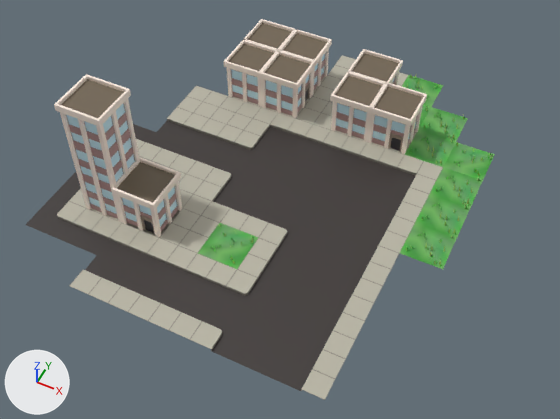
The Blender file scenes/city.blend as it was, and as the next commit left it.
Before and after are seen from a 50 mm lens placed at (19.9, -16.6, 27.0), pointed at (9.4, 4.3, 0.8). Lighting does not change. The marker at lower left points along +X, +Y and +Z.
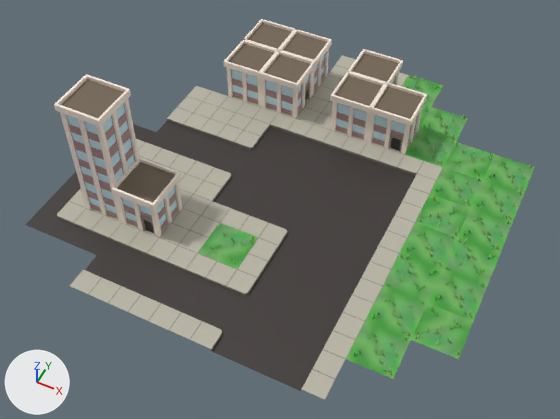
Where the change shows, as pixel boxes (x1, y1, x2, y2) in the pictures (560 x 419 px):
'Cube.126', added
    after: (346, 321, 411, 379)
'Cube.129', added
    after: (411, 303, 473, 359)
'Cube.125', added
    after: (365, 286, 427, 340)
'Cube.128', added
    after: (428, 270, 487, 321)
'Cube.127', added
    after: (383, 253, 443, 303)
'Cube.034', moved
    before: (128, 211, 180, 235)
    after: (443, 238, 500, 286)
'Cube.132', added
    after: (457, 208, 512, 253)
'Cube.121', turned
    both: (415, 194, 470, 237)
'Cube.131', added
    after: (471, 181, 524, 223)
'Cube.130', added
    after: (483, 155, 535, 194)

The edits, one by one:
Object 'Cube.034' (ob_cube_034) moves from (4.0, 2.0, 0.0) to (18.0, 6.0, 0.0).
Object 'Cube.121' (ob_cube_121) turns from (0, 0, -90) to (0, 0, -180) degrees about x, y and z.
Object 'Cube.132' (ob_cube_132) is new; it shows me_garden.
Its location is (18.0, 8.0, 0.0).
Its rotation in degrees is (0, 0, -90).
Object 'Cube.131' (ob_cube_131) is new; it shows me_garden.
Its location is (18.0, 10.0, 0.0).
Its rotation in degrees is (0, 0, -90).
Object 'Cube.130' (ob_cube_130) is new; it shows me_garden.
Its location is (18.0, 12.0, 0.0).
Its rotation in degrees is (0, 0, -90).
Object 'Cube.129' (ob_cube_129) is new; it shows me_garden.
Its location is (18.0, 2.0, 0.0).
Its rotation in degrees is (0, 0, -180).
Object 'Cube.128' (ob_cube_128) is new; it shows me_garden.
Its location is (18.0, 4.0, 0.0).
Its rotation in degrees is (0, 0, -90).
Object 'Cube.127' (ob_cube_127) is new; it shows me_garden.
Its location is (16.0, 4.0, 0.0).
Its rotation in degrees is (0, 0, 90).
Object 'Cube.126' (ob_cube_126) is new; it shows me_garden.
Its location is (16.0, 0.0, 0.0).
Its rotation in degrees is (0, 0, -90).
Object 'Cube.125' (ob_cube_125) is new; it shows me_garden.
Its location is (16.0, 2.0, 0.0).
Its rotation in degrees is (0, 0, -90).
